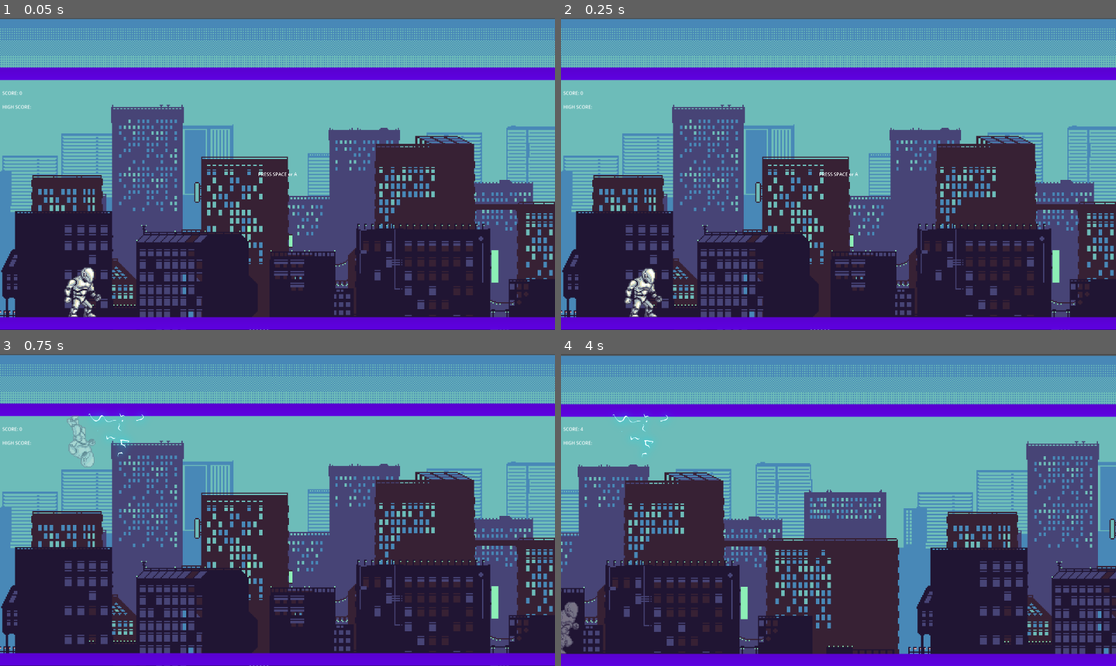
Above: before the commit, frames 1-4 (two rows, left to right).
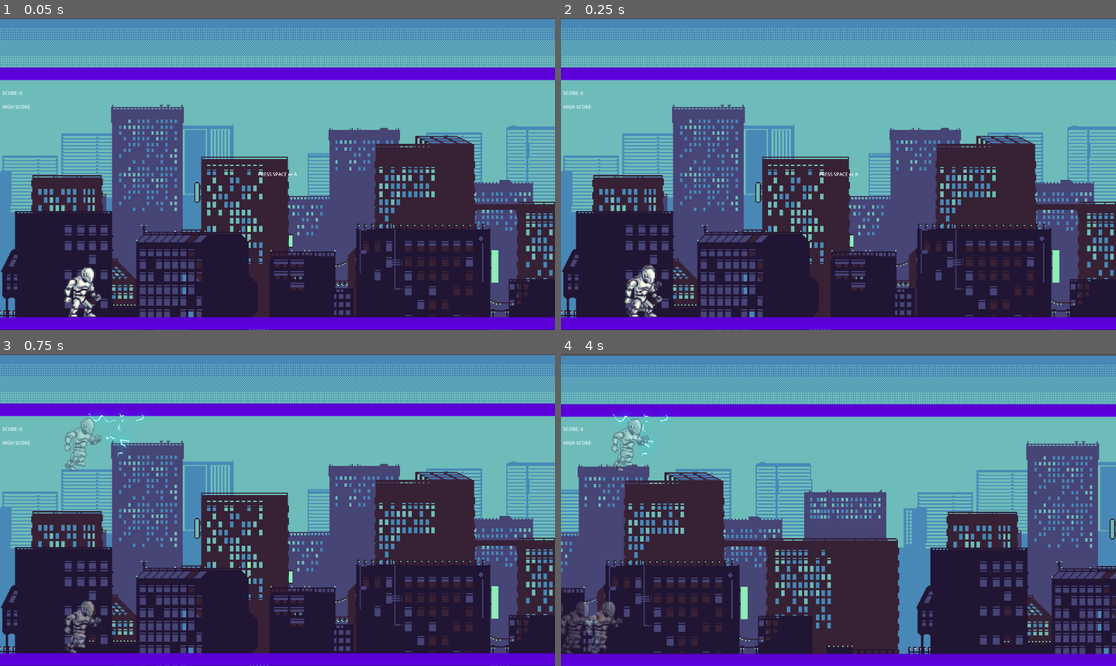
Above: after the commit, the same moments.

Repository: Diviyan20/Endless-Runner
Game: Godot game, scene res://Scenes/Main Map.tscn
Two runs of this game, one before a commit and one after it. Both use one fixed random seed, a clock stepped at 60 frames per second and the inputs below. This scene is started directly instead of the project's main scene.
Inputs:
- Up to frame 1 (0.05 s): no input
- Up to frame 2 (0.25 s): no input
- Up to frame 3 (0.75 s): tap Space at 0.5 s; hold F (decoy) from 0.53 s (still down)
- Up to frame 4 (4 s): tap Enter (ui_accept) at 0.77, 1.52, 3.02, 3.77 s; release F (decoy) at 1.28 s; tap F (decoy) at 1.35, 2.85 s; hold F (decoy) 2.03-2.78 s; hold F (decoy) from 3.53 s (still down)

Frame 1 is identical in both runs. In frame 2, less than 0.1% of the frame differs, in the area x 11-19%, y 79-96%; in frame 3, 1.0%; in frame 4, 1.3%, in the area x 0-16%, y 20-97%.

Commit message:
Change Decoy to Ghost Trail

Diff:
--- a/Scenes/Main Map.tscn
+++ b/Scenes/Main Map.tscn
@@ -4,7 +4,7 @@
 [ext_resource type="PackedScene" uid="uid://b6mv7k8i1r4np" path="res://Scenes/background.tscn" id="1_rosm5"]
 [ext_resource type="PackedScene" uid="uid://b3pufbef10eg1" path="res://Scenes/ground.tscn" id="2_rlthf"]
 [ext_resource type="PackedScene" uid="uid://dq4srb6ui0oa" path="res://Scenes/player.tscn" id="3_0vog1"]
-[ext_resource type="Script" uid="uid://hxy2h2c0vani" path="res://Scripts/Player/player_movement.gd" id="4_teiu1"]
+[ext_resource type="PackedScene" uid="uid://dpi4p18psjy7y" path="res://Scenes/decoy.tscn" id="5_a7tq8"]
 [ext_resource type="PackedScene" uid="uid://b3488rsceltox" path="res://Scenes/hud.tscn" id="6_a7tq8"]
 
 [node name="Node" type="Node"]
@@ -20,7 +20,7 @@
 
 [node name="Player" parent="." instance=ExtResource("3_0vog1")]
 position = Vector2(288, 936)
-script = ExtResource("4_teiu1")
+ghost_node = ExtResource("5_a7tq8")
 
 [node name="Camera2D" type="Camera2D" parent="."]
 position = Vector2(960, 536)
--- a/Scenes/decoy.tscn
+++ b/Scenes/decoy.tscn
@@ -1,56 +1,54 @@
-[gd_scene load_steps=16 format=3 uid="uid://dpi4p18psjy7y"]
+[gd_scene load_steps=14 format=3 uid="uid://dpi4p18psjy7y"]
 
-[ext_resource type="Shader" uid="uid://fjkiq4g62cp5" path="res://Shaders/decoy.gdshader" id="1_1y3rk"]
 [ext_resource type="Texture2D" uid="uid://dtla2ui1vgnh2" path="res://Assets/Characters/Manny/T_UE4Robot_Run_D.TGA" id="1_627su"]
 [ext_resource type="Script" uid="uid://2k7m5fi21xev" path="res://Scripts/Decoy/decoy.gd" id="1_kgky4"]
 
-[sub_resource type="ShaderMaterial" id="ShaderMaterial_kgky4"]
-shader = ExtResource("1_1y3rk")
-shader_parameter/flash_speed = 5.0
+[sub_resource type="AtlasTexture" id="AtlasTexture_627su"]
+atlas = ExtResource("1_627su")
+region = Rect2(0, 0, 64, 64)
 
 [sub_resource type="AtlasTexture" id="AtlasTexture_1y3rk"]
 atlas = ExtResource("1_627su")
-region = Rect2(0, 0, 64, 64)
+region = Rect2(64, 0, 64, 64)
 
 [sub_resource type="AtlasTexture" id="AtlasTexture_kgky4"]
 atlas = ExtResource("1_627su")
-region = Rect2(64, 0, 64, 64)
+region = Rect2(128, 0, 64, 64)
 
 [sub_resource type="AtlasTexture" id="AtlasTexture_xwpcc"]
 atlas = ExtResource("1_627su")
-region = Rect2(128, 0, 64, 64)
+region = Rect2(192, 0, 64, 64)
 
 [sub_resource type="AtlasTexture" id="AtlasTexture_e1s3q"]
 atlas = ExtResource("1_627su")
-region = Rect2(192, 0, 64, 64)
+region = Rect2(256, 0, 64, 64)
 
 [sub_resource type="AtlasTexture" id="AtlasTexture_qerbo"]
 atlas = ExtResource("1_627su")
-region = Rect2(256, 0, 64, 64)
+region = Rect2(0, 64, 64, 64)
 
 [sub_resource type="AtlasTexture" id="AtlasTexture_3ha2p"]
 atlas = ExtResource("1_627su")
-region = Rect2(0, 64, 64, 64)
+region = Rect2(64, 64, 64, 64)
 
 [sub_resource type="AtlasTexture" id="AtlasTexture_m5ekv"]
 atlas = ExtResource("1_627su")
-region = Rect2(64, 64, 64, 64)
+region = Rect2(128, 64, 64, 64)
 
 [sub_resource type="AtlasTexture" id="AtlasTexture_pkjyj"]
 atlas = ExtResource("1_627su")
-region = Rect2(128, 64, 64, 64)
+region = Rect2(192, 64, 64, 64)
 
 [sub_resource type="AtlasTexture" id="AtlasTexture_n8r1l"]
 atlas = ExtResource("1_627su")
-region = Rect2(192, 64, 64, 64)
-
-[sub_resource type="AtlasTexture" id="AtlasTexture_6uaah"]
-atlas = ExtResource("1_627su")
 region = Rect2(256, 64, 64, 64)
 
-[sub_resource type="SpriteFrames" id="SpriteFrames_ffwyh"]
+[sub_resource type="SpriteFrames" id="SpriteFrames_6uaah"]
 animations = [{
 "frames": [{
+"duration": 1.0,
+"texture": SubResource("AtlasTexture_627su")
+}, {
 "duration": 1.0,
 "texture": SubResource("AtlasTexture_1y3rk")
 }, {
@@ -77,27 +75,18 @@
 }, {
 "duration": 1.0,
 "texture": SubResource("AtlasTexture_n8r1l")
-}, {
-"duration": 1.0,
-"texture": SubResource("AtlasTexture_6uaah")
 }],
 "loop": true,
-"name": &"Decoy Run",
+"name": &"default",
 "speed": 20.0
 }]
 
-[node name="Node2D" type="Node2D"]
+[node name="AnimatedSprite2D" type="AnimatedSprite2D"]
+modulate = Color(1, 1, 1, 0.52549)
+show_behind_parent = true
+texture_filter = 1
+position = Vector2(904, 556)
+scale = Vector2(3, 3)
+sprite_frames = SubResource("SpriteFrames_6uaah")
+frame_progress = 0.927105
 script = ExtResource("1_kgky4")
-
-[node name="AnimatedSprite2D" type="AnimatedSprite2D" parent="."]
-modulate = Color(1, 1, 1, 0.490196)
-texture_filter = 1
-material = SubResource("ShaderMaterial_kgky4")
-scale = Vector2(3, 3)
-sprite_frames = SubResource("SpriteFrames_ffwyh")
-animation = &"Decoy Run"
-frame_progress = 0.021552
-
-[node name="Timer" type="Timer" parent="."]
-wait_time = 5.0
-one_shot = true
--- a/Scenes/player.tscn
+++ b/Scenes/player.tscn
@@ -1,7 +1,8 @@
-[gd_scene load_steps=23 format=3 uid="uid://dq4srb6ui0oa"]
+[gd_scene load_steps=24 format=3 uid="uid://dq4srb6ui0oa"]
 
 [ext_resource type="Texture2D" uid="uid://jbl80bv2rnd7" path="res://Assets/Characters/Manny/T_UE4Robot_IdleStand_D.TGA" id="1_cvnsp"]
 [ext_resource type="Texture2D" uid="uid://dtla2ui1vgnh2" path="res://Assets/Characters/Manny/T_UE4Robot_Run_D.TGA" id="2_6t5aa"]
+[ext_resource type="Script" uid="uid://hxy2h2c0vani" path="res://Scripts/Player/player_movement.gd" id="3_6t5aa"]
 
 [sub_resource type="AtlasTexture" id="AtlasTexture_vgqql"]
 atlas = ExtResource("1_cvnsp")
@@ -147,6 +148,7 @@
 
 [node name="Player" type="CharacterBody2D"]
 z_index = 1
+script = ExtResource("3_6t5aa")
 
 [node name="AnimatedSprite2D" type="AnimatedSprite2D" parent="."]
 texture_filter = 1
@@ -162,3 +164,9 @@
 [node name="BlinkTimer" type="Timer" parent="."]
 wait_time = 0.25
 autostart = true
+
+[node name="GhostTimer" type="Timer" parent="."]
+wait_time = 0.15
+autostart = true
+
+[connection signal="timeout" from="GhostTimer" to="." method="_on_ghost_timer_timeout"]
--- a/Scripts/Decoy/decoy.gd
+++ b/Scripts/Decoy/decoy.gd
@@ -1,6 +1,16 @@
-extends Node2D
+extends AnimatedSprite2D
 
-@export var move_speed: float = 0.0
+func _ready():
+	ghosting()
 
-func _process(delta):
-	position.x += move_speed * delta
+func set_property(tx_pos, tx_scale):
+	position = tx_pos
+	scale = tx_scale
+
+func ghosting():
+	var tween_fade = get_tree().create_tween()
+
+	tween_fade.tween_property(self, "self_modulate", Color(1,1,1,0), 0.75)
+	await tween_fade.finished
+
+	queue_free()
--- a/Scripts/Player/player_movement.gd
+++ b/Scripts/Player/player_movement.gd
@@ -3,7 +3,11 @@
 @onready var sprite = $AnimatedSprite2D
 @onready var timer = $BlinkTimer
 @onready var lightning = preload("res://Scenes/lightning.tscn")
-@onready var decoy_scene = preload("res://Scenes/decoy.tscn")
+@onready var ghost_timer = $GhostTimer
+
+@export var ghost_node:PackedScene
+
+
 var on_ceiling = false
 
 # Set these to match your game’s actual floor and ceiling Y positions
@@ -13,8 +17,6 @@
 func _input(event):
 	if event.is_action_pressed("ui_accept"):  # Space key by default
 		teleport()
-	elif event.is_action_pressed("decoy"):
-		spawn_decoy()
 
 func teleport():
 	if on_ceiling:
@@ -51,18 +53,14 @@
 	else:
 		$AnimatedSprite2D.play("Run")
 
-
 func _on_blink_timer():
 	sprite.visible = true
 
-func spawn_decoy():
-	var decoy = decoy_scene.instantiate()
-	decoy.position = global_position
-	decoy.get_node("AnimatedSprite2D").flip_v = sprite.flip_v
-	decoy.get_node("AnimatedSprite2D").play("Decoy Run")  # or whatever animation is active
-	get_parent().add_child(decoy)
+func add_ghost():
+	var ghost = ghost_node.instantiate()
+	ghost.set_property(position, $AnimatedSprite2D.scale)
+	get_tree().current_scene.add_child(ghost)
 
-	# Connect decoy's timer to free itself
-	var timer = decoy.get_node("Timer")
-	timer.timeout.connect(decoy.queue_free)
-	timer.start()
+
+func _on_ghost_timer_timeout():
+	add_ghost()
